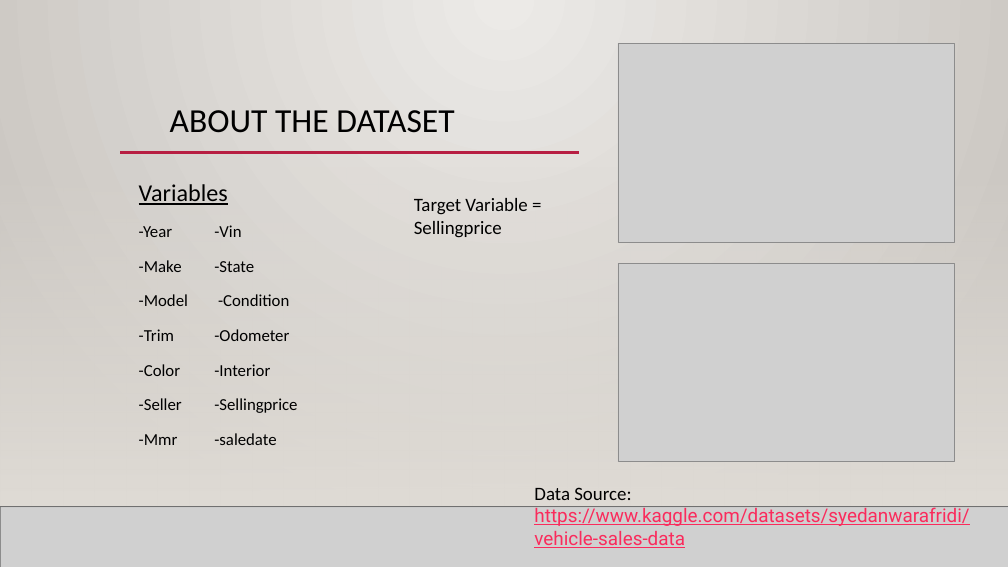
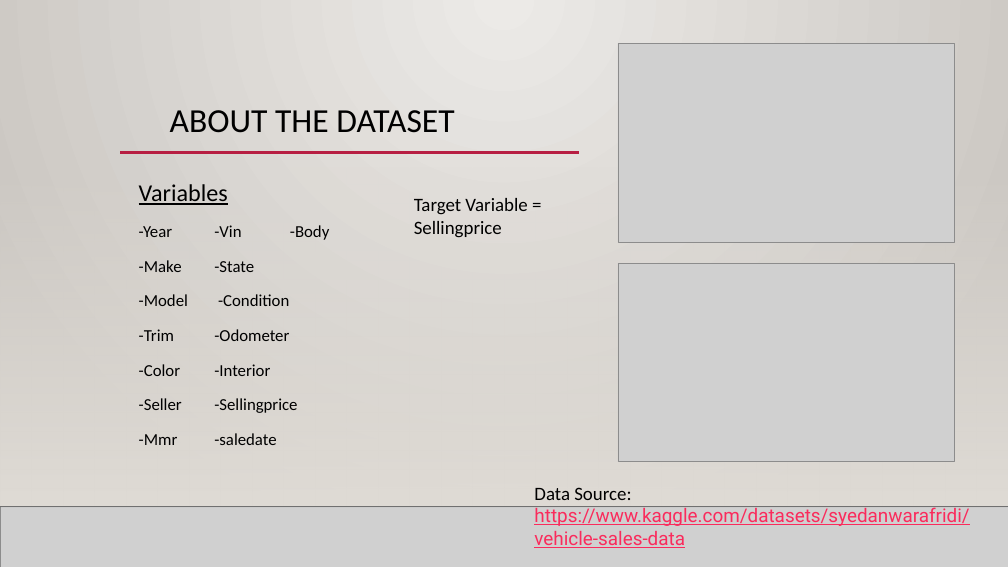
Before and after one commit to Graci98/Price_Predictions, a slide deck: slide 3 of Capstone Project 3.pptx. Drawn at 1008x567 pixels with LibreOffice and Linux fonts; fonts in the diff are those of the drawing; grey boxes stand for pictures; background and template pictures are left out. Boxes give left, top, right and bottom in pixels: in the first picture for what was removed or moved away, otherwise in the second. Text is boxed around its words. In the diff, an @@ line names an element or a change of style, - is before the commit and + after.

```diff
--- a/Capstone Project 3.pptx
+++ b/Capstone Project 3.pptx
@@ text at [139,225,329,240]: text changed @@
--Year -Vin
+-Year -Vin -Body
```
Also in this commit, not shown: 2 other slides changed, 4 other files.
